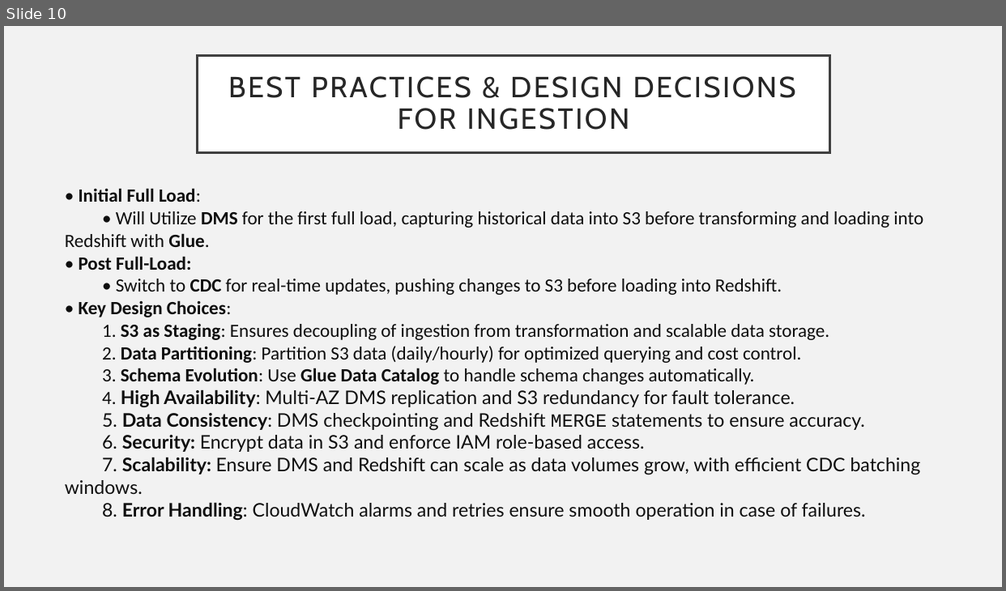
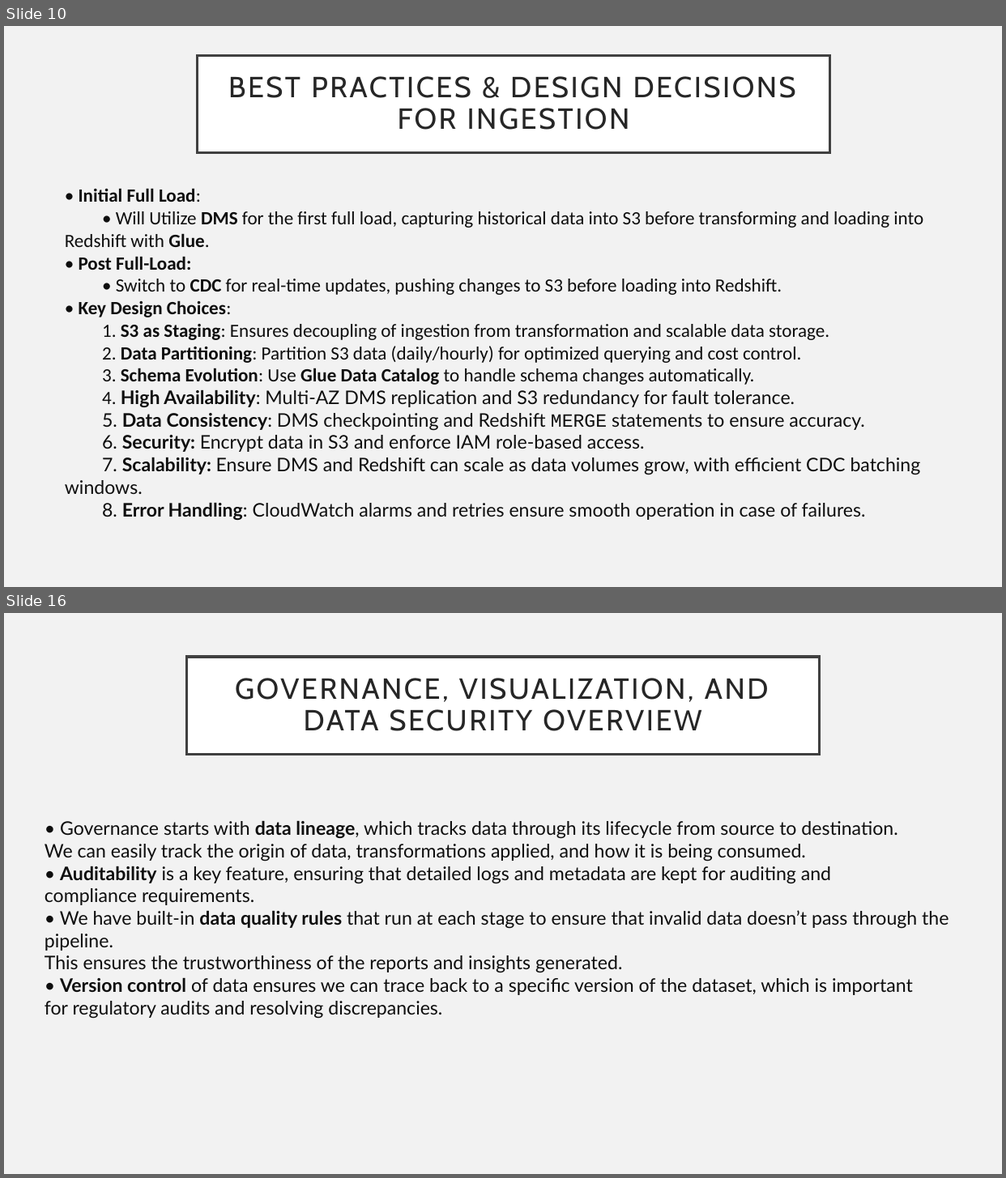
Before and after one commit to Tvkoushik/amazon-etl-pipeline, a slide deck: Craft-Demo.pptx. Shown one above the other, each under a label of ours: slide 10 before the commit, slides 10 and 16 after it; the slides between them are not shown. The pictures are 1006x591 and 1006x1178 pixels, drawn with LibreOffice and Linux fonts; fonts in the diff are those of the drawing. Boxes give left, top, right and bottom in pixels: in the first picture for what was removed or moved away, otherwise in the second. Text is boxed around its words. In the diff, an @@ line names an element or a change of style, - is before the commit and + after.

```diff
--- a/Craft-Demo.pptx
+++ b/Craft-Demo.pptx
@@ slide 16 added at [4, 613, 1002, 1174], background #F2F2F2 @@
@@ title added at [187, 658, 819, 755], fill #FFFFFF, outline #404040 2.5 pt, 28 pt, text #262626 @@
+GOVERNANCE, VISUALIZATION, AND DATA SECURITY OVERVIEW
@@ text added at [44, 821, 948, 995], 18 pt, text #0E0E0E @@
+• Governance starts with data lineage, which tracks data through its lifecycle from source to destination.
+We can easily track the origin of data, transformations applied, and how it is being consumed.
+• Auditability is a key feature, ensuring that detailed logs and metadata are kept for auditing and
+compliance requirements.
+• We have built-in data quality rules that run at each stage to ensure that invalid data doesn’t pass through the pipeline.
+This ensures the trustworthiness of the reports and insights generated.
+• Version control of data ensures we can trace back to a specific version of the dataset, which is important
+for regulatory audits and resolving discrepancies.
```
Also in this commit, not shown: 1 slide changed, 11 other slides added, 2 slides removed, 15 other files.
